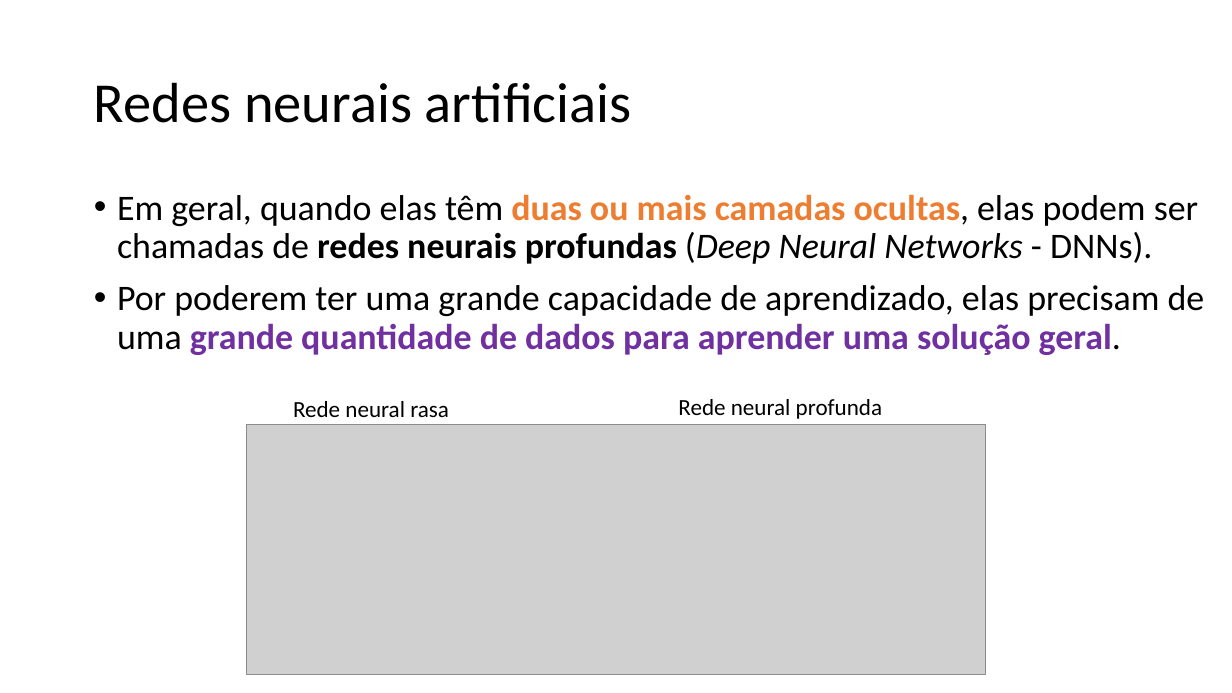
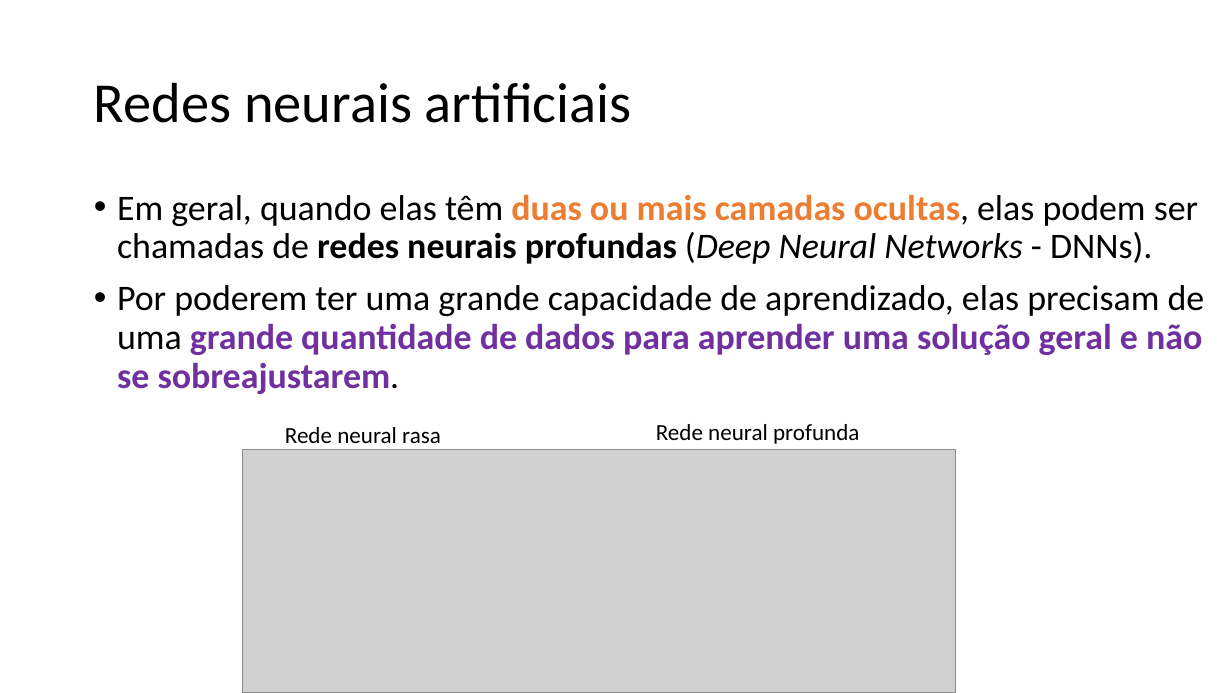
Before and after one commit to zz4fap/c24_inteligencia_artificial, a slide deck: slide 28 of slides/C24_MLP.pptx. Drawn at 1232x693 pixels with LibreOffice and Linux fonts; fonts in the diff are those of the drawing; grey boxes stand for pictures. Boxes give left, top, right and bottom in pixels: in the first picture for what was removed or moved away, otherwise in the second. Text is boxed around its words. In the diff, an @@ line names an element or a change of style, - is before the commit and + after.

Commit message:
new slides

```diff
--- a/slides/C24_MLP.pptx
+++ b/slides/C24_MLP.pptx
@@ text at <box>117,285,1205,394</box>: text changed; text colour #000000 to #7030A0; bold on @@
-• Por poderem ter uma grande capacidade de aprendizado, elas precisam de uma grande quantidade de dados para aprender uma solução geral.
+• Por poderem ter uma grande capacidade de aprendizado, elas precisam de uma grande quantidade de dados para aprender uma solução geral e não se sobreajustarem.
@@ text "Rede neural rasa": place and size @@
-text "Rede neural rasa" at <box>293,401,449,417</box>
+text "Rede neural rasa" at <box>285,427,441,443</box>
@@ text "Rede neural profunda": place and size @@
-text "Rede neural profunda" at <box>678,399,882,419</box>
+text "Rede neural profunda" at <box>656,424,859,444</box>
@@ picture: place and size @@
-picture at <box>247,425,985,675</box>
+picture at <box>243,449,956,693</box>
```
Also in this commit, not shown: 5 other slides changed.
